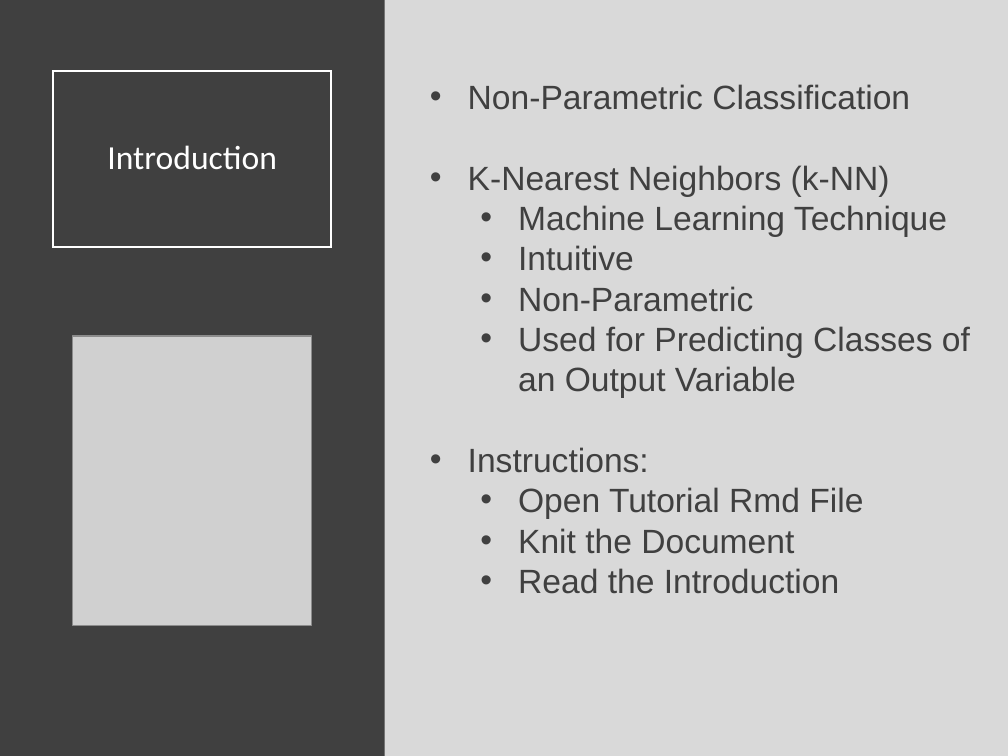
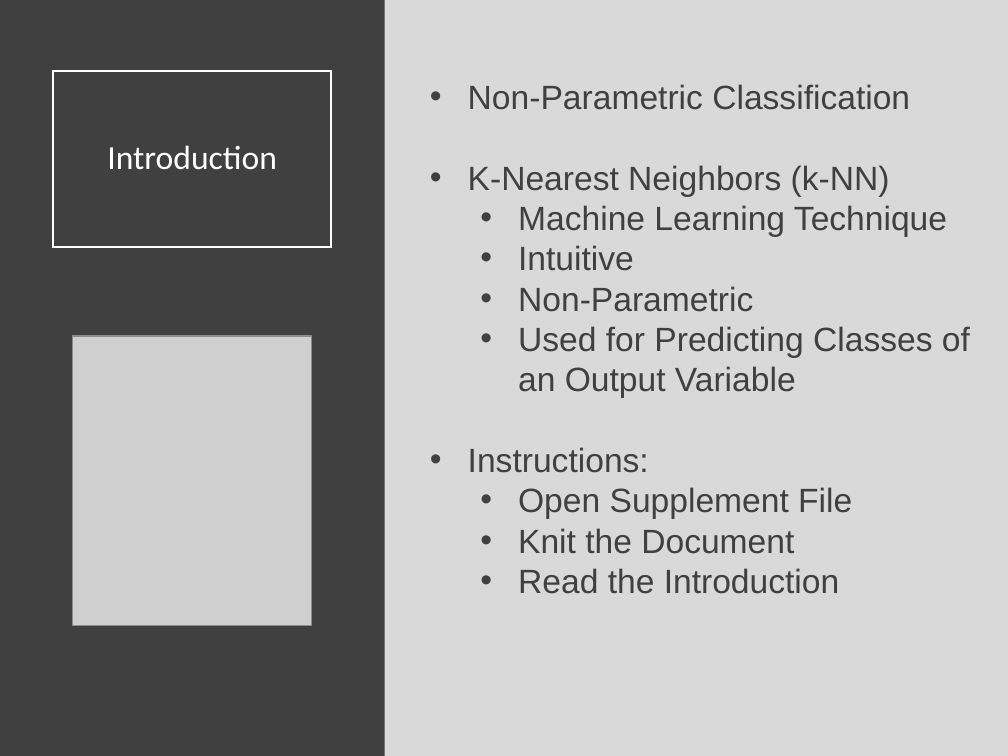
Before and after one commit to SuperMarioGiacomazzo/STOR320_WEBSITE, a slide deck: slide 2 of Lecture/Modeling 7/Modeling_7_Lecture.pptx. Drawn at 1008x756 pixels with LibreOffice and Linux fonts; fonts in the diff are those of the drawing; grey boxes stand for pictures. Boxes give left, top, right and bottom in pixels: in the first picture for what was removed or moved away, otherwise in the second. Text is boxed around its words. In the diff, an @@ line names an element or a change of style, - is before the commit and + after.

```diff
--- a/Lecture/Modeling 7/Modeling_7_Lecture.pptx
+++ b/Lecture/Modeling 7/Modeling_7_Lecture.pptx
@@ text at bbox=[518, 487, 852, 519]: text changed @@
-  • Open Tutorial Rmd File
+  • Open Supplement File
```
Also in this commit, not shown: 3 other files.
